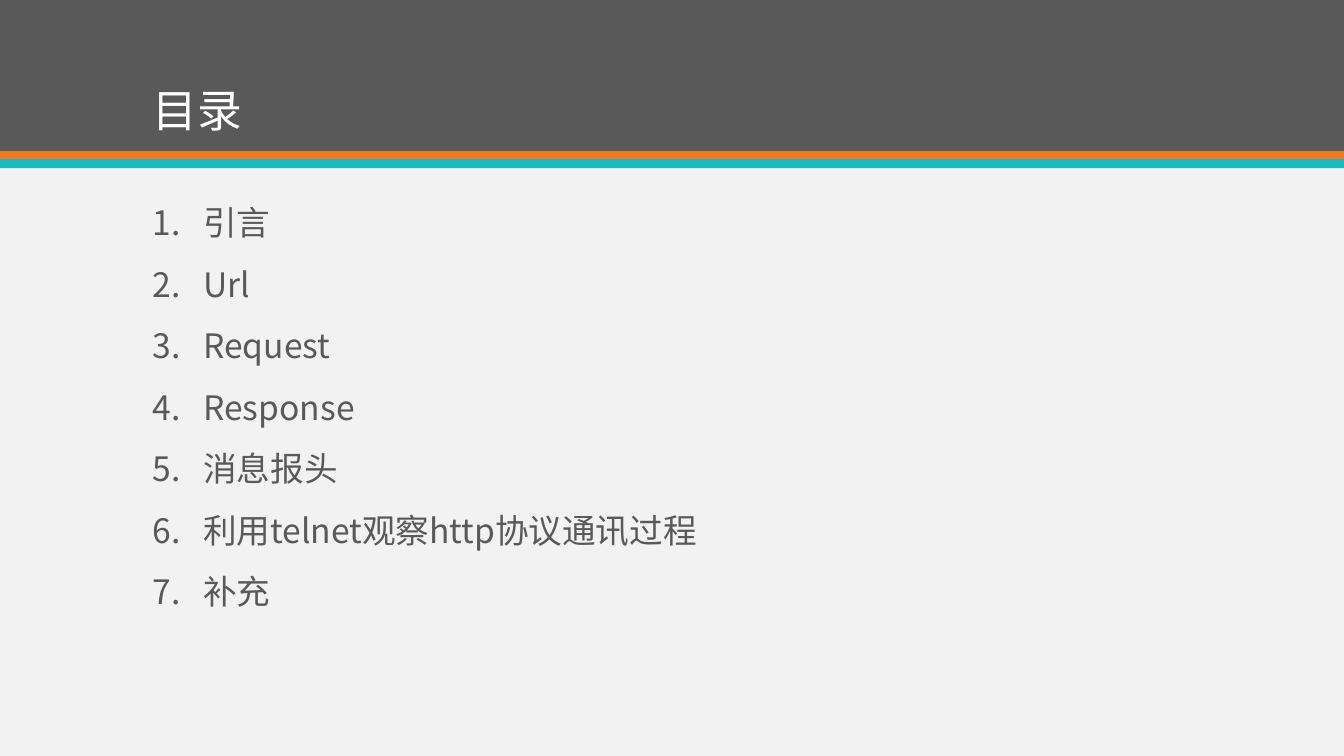
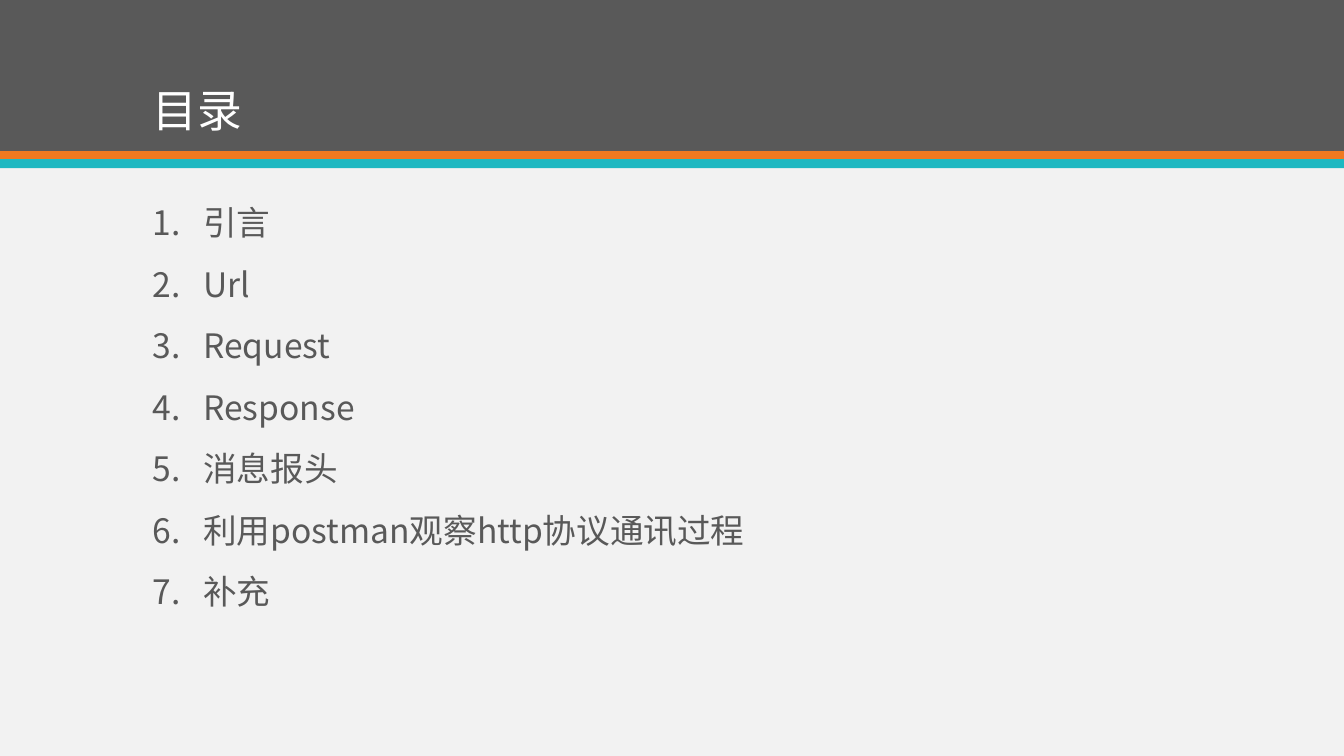
Before and after one commit to eventao/courseware, a slide deck: slide 2 of ppt/http.pptx. Drawn at 1344x756 pixels with LibreOffice and Linux fonts; fonts in the diff are those of the drawing. Boxes give left, top, right and bottom in pixels: in the first picture for what was removed or moved away, otherwise in the second. Text is boxed around its words. In the diff, an @@ line names an element or a change of style, - is before the commit and + after.

```diff
--- a/ppt/http.pptx
+++ b/ppt/http.pptx
@@ text at bbox=[203, 515, 744, 551]: text changed @@
-6. 利用telnet观察http协议通讯过程
+6. 利用postman观察http协议通讯过程
```
Also in this commit, not shown: 4 other slides changed, 4 slides removed, 1 other file.
